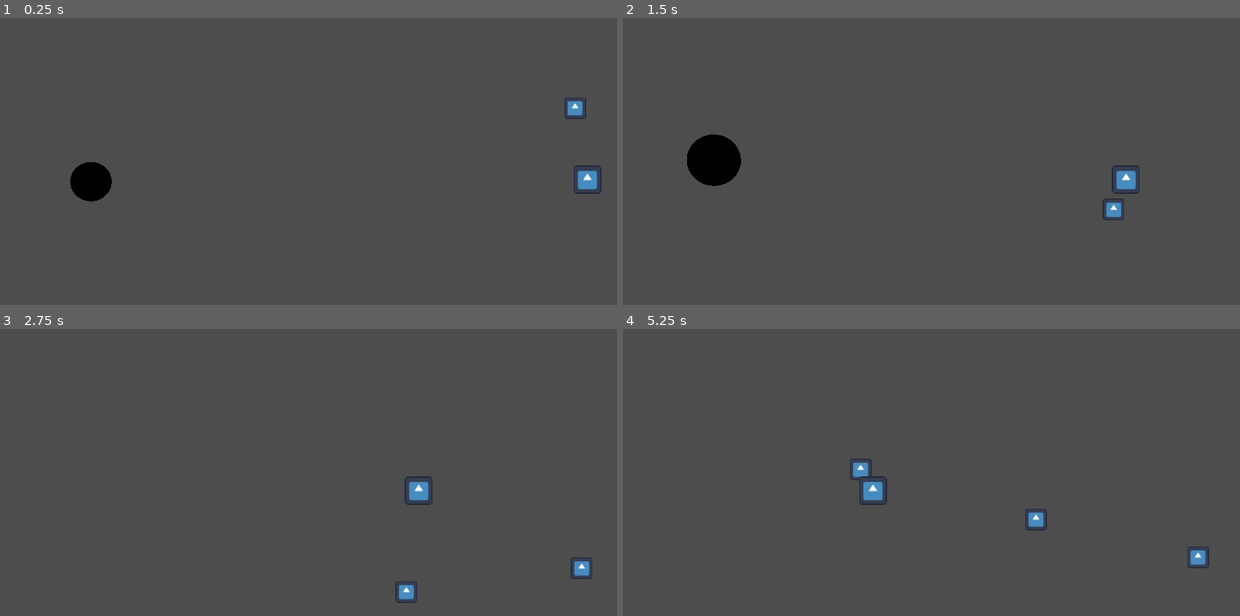
Above: before the commit, frames 1-4 (two rows, left to right).
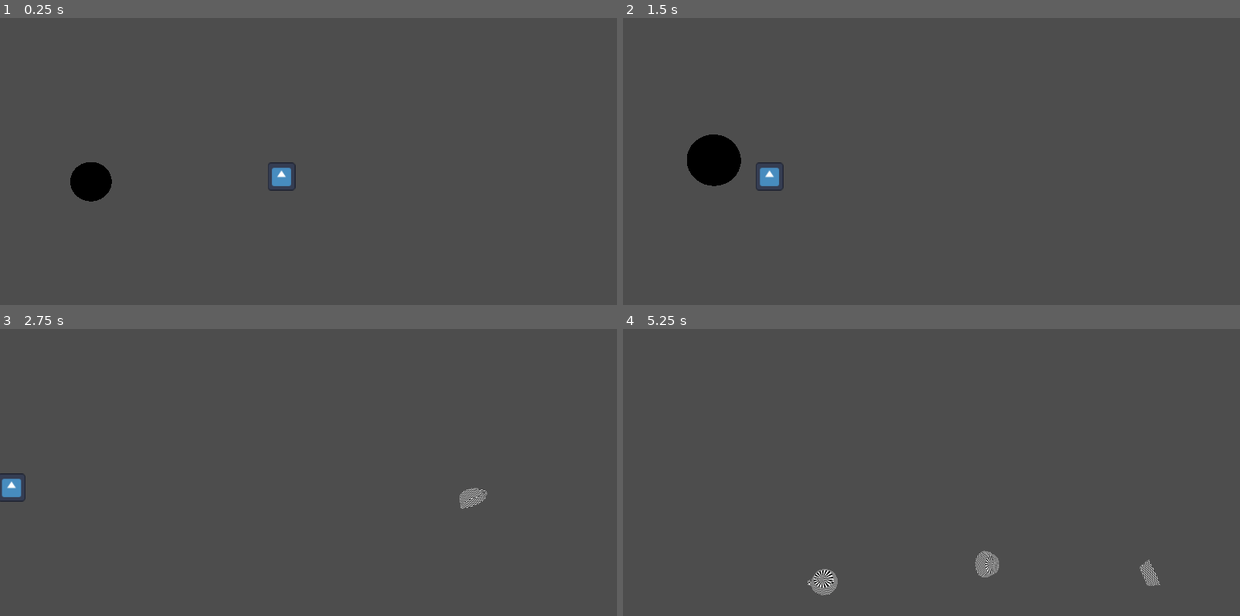
Above: after the commit, the same moments.

Repository: rtauziac/save_the_party
Game: Godot game, scene res://root.tscn
The game is run twice, just before and just after one commit, with the same random seed, the same clock (stepped at 60 frames per second) and the same inputs. The engine's default icon, where the game draws it, is replaced by a stand-in: a white triangle on a blue panel in a dark square.
Inputs:
- Up to frame 1 (0.25 s): no input
- Up to frame 2 (1.5 s): hold Space (blow) 0.53-1.28 s; tap Space (blow) at 1.35 s
- Up to frame 3 (2.75 s): hold Space (blow) from 2.03 s (still down)
- Up to frame 4 (5.25 s): release Space (blow) at 2.78 s; tap Space (blow) at 2.85, 4.35 s; hold Space (blow) 3.53-4.28 s; hold Space (blow) from 5.03 s (still down)

The runs differ from the first frame. In frame 1, 0.8% of the frame differs, in the area x 43-98%, y 27-62%; in frame 2, 0.8%; in frame 3, 1.1%; in frame 4, 1.5%, in the area x 29-95%, y 45-93%.

Commit message:
A lot of things

Diff:
--- a/phase3_fly/obstacle_generator.gd
+++ b/phase3_fly/obstacle_generator.gd
@@ -1,10 +1,11 @@
 extends Node3D
 
-var speed = 5.0
+var speed = 8
 var last_spawn_distance = 0.0
-@export var spawn_distance = 20.0
+@export var spawn_distance = 32.0
 
 var obstacles = [
+	preload("res://phase3_fly/obstacles/mouse.tscn"),
 	preload("res://phase3_fly/obstacles/teacup.tscn")
 ]
 
--- /dev/null
+++ b/phase3_fly/obstacles/models/little_cup.tscn
@@ -0,0 +1,13 @@
+[gd_scene load_steps=4 format=3 uid="uid://c454r0j4kc7ho"]
+
+[ext_resource type="PackedScene" uid="uid://1t0paf5t7wgj" path="res://phase3_fly/obstacles/models/little_cup.glb" id="1_1enwq"]
+[ext_resource type="Texture2D" uid="uid://dt65xqqulljc5" path="res://phase3_fly/obstacles/models/little_cup_damier.png" id="2_yhjc3"]
+
+[sub_resource type="StandardMaterial3D" id="StandardMaterial3D_ix4kf"]
+shading_mode = 0
+albedo_texture = ExtResource("2_yhjc3")
+
+[node name="little_cup" instance=ExtResource("1_1enwq")]
+
+[node name="Cercle" parent="." index="0"]
+surface_material_override/0 = SubResource("StandardMaterial3D_ix4kf")
--- /dev/null
+++ b/phase3_fly/obstacles/mouse.tscn
@@ -0,0 +1,22 @@
+[gd_scene load_steps=4 format=3 uid="uid://bqs8r1bsv4j8q"]
+
+[ext_resource type="Script" path="res://phase3_fly/on_body_entered.gd" id="1_3goo8"]
+[ext_resource type="Texture2D" uid="uid://tfrb6fm2t5w" path="res://icon.svg" id="2_37civ"]
+
+[sub_resource type="SphereShape3D" id="SphereShape3D_t70nq"]
+radius = 1.18378
+
+[node name="Mouse" type="Area3D"]
+
+[node name="OnBodyAreaEntered" type="Node3D" parent="."]
+script = ExtResource("1_3goo8")
+
+[node name="CollisionShape3D" type="CollisionShape3D" parent="."]
+shape = SubResource("SphereShape3D_t70nq")
+
+[node name="Sprite3D" type="Sprite3D" parent="."]
+transform = Transform3D(1.61099, 0, 0, 0, 1.61099, 0, 0, 0, 1.61099, 0, 0, 0)
+texture = ExtResource("2_37civ")
+
+[connection signal="area_entered" from="." to="OnBodyAreaEntered" method="_on_area_3d_area_entered"]
+[connection signal="body_entered" from="." to="OnBodyAreaEntered" method="_on_body_entered"]
--- /dev/null
+++ b/phase3_fly/obstacles/spider.tscn
@@ -0,0 +1,66 @@
+[gd_scene load_steps=9 format=3 uid="uid://1okew1ng1yxk"]
+
+[ext_resource type="PackedScene" uid="uid://dcrtj05aw3yje" path="res://phase3_fly/obstacles/models/araignee.glb" id="1_vm78j"]
+[ext_resource type="Texture2D" uid="uid://d0y8bmxfossua" path="res://phase3_fly/obstacles/models/araignee_poil.png" id="2_ni733"]
+[ext_resource type="Texture2D" uid="uid://cl0sbaslnnreg" path="res://phase3_fly/obstacles/models/OEIL3.png" id="3_7k6r0"]
+
+[sub_resource type="StandardMaterial3D" id="StandardMaterial3D_vve3y"]
+shading_mode = 0
+albedo_texture = ExtResource("2_ni733")
+
+[sub_resource type="StandardMaterial3D" id="StandardMaterial3D_trnhu"]
+transparency = 2
+alpha_scissor_threshold = 0.5
+alpha_antialiasing_mode = 0
+shading_mode = 0
+albedo_texture = ExtResource("3_7k6r0")
+billboard_mode = 1
+
+[sub_resource type="QuadMesh" id="QuadMesh_k2hb3"]
+material = SubResource("StandardMaterial3D_trnhu")
+size = Vector2(0.3, 0.3)
+
+[sub_resource type="QuadMesh" id="QuadMesh_akucg"]
+material = SubResource("StandardMaterial3D_trnhu")
+size = Vector2(0.25, 0.25)
+
+[sub_resource type="QuadMesh" id="QuadMesh_uldes"]
+material = SubResource("StandardMaterial3D_trnhu")
+size = Vector2(0.25, 0.25)
+
+[node name="araignee" instance=ExtResource("1_vm78j")]
+
+[node name="Cube" parent="." index="0"]
+surface_material_override/0 = SubResource("StandardMaterial3D_vve3y")
+
+[node name="eye" type="MeshInstance3D" parent="." index="1"]
+transform = Transform3D(1, 0, 0, 0, 1, 0, 0, 0, 1, -2.15398, 0.601548, -0.745938)
+mesh = SubResource("QuadMesh_k2hb3")
+
+[node name="eye2" type="MeshInstance3D" parent="." index="2"]
+transform = Transform3D(1, 0, 0, 0, 1, 0, 0, 0, 1, -1.86016, 0.597245, -0.759559)
+mesh = SubResource("QuadMesh_k2hb3")
+
+[node name="eye3" type="MeshInstance3D" parent="." index="3"]
+transform = Transform3D(1, 0, 0, 0, 1, 0, 0, 0, 1, -1.57222, 0.569864, -0.699293)
+mesh = SubResource("QuadMesh_akucg")
+
+[node name="eye4" type="MeshInstance3D" parent="." index="4"]
+transform = Transform3D(1, 0, 0, 0, 1, 0, 0, 0, 1, -2.38916, 0.465485, -0.592154)
+mesh = SubResource("QuadMesh_uldes")
+
+[node name="eye5" type="MeshInstance3D" parent="." index="5"]
+transform = Transform3D(1, 0, 0, 0, 1, 0, 0, 0, 1, -2.154, 0.601578, 0.746)
+mesh = SubResource("QuadMesh_k2hb3")
+
+[node name="eye6" type="MeshInstance3D" parent="." index="6"]
+transform = Transform3D(1, 0, 0, 0, 1, 0, 0, 0, 1, -1.86, 0.597578, 0.76)
+mesh = SubResource("QuadMesh_k2hb3")
+
+[node name="eye7" type="MeshInstance3D" parent="." index="7"]
+transform = Transform3D(1, 0, 0, 0, 1, 0, 0, 0, 1, -1.572, 0.569578, 0.699)
+mesh = SubResource("QuadMesh_akucg")
+
+[node name="eye8" type="MeshInstance3D" parent="." index="8"]
+transform = Transform3D(1, 0, 0, 0, 1, 0, 0, 0, 1, -2.389, 0.465578, 0.592)
+mesh = SubResource("QuadMesh_uldes")
--- a/phase3_fly/obstacles/teacup.tscn
+++ b/phase3_fly/obstacles/teacup.tscn
@@ -1,14 +1,27 @@
-[gd_scene load_steps=5 format=3 uid="uid://o21sqmg4irpd"]
+[gd_scene load_steps=6 format=3 uid="uid://o21sqmg4irpd"]
 
 [ext_resource type="Script" path="res://phase3_fly/on_body_entered.gd" id="1_sj4o4"]
 [ext_resource type="Script" path="res://phase3_fly/obstacles/wave_movement.gd" id="2_5g42k"]
-[ext_resource type="Texture2D" uid="uid://tfrb6fm2t5w" path="res://icon.svg" id="3_3ha2h"]
+[ext_resource type="PackedScene" uid="uid://c454r0j4kc7ho" path="res://phase3_fly/obstacles/models/little_cup.tscn" id="3_n3b6g"]
 
 [sub_resource type="SphereShape3D" id="SphereShape3D_t70nq"]
 radius = 1.18378
 
+[sub_resource type="GDScript" id="GDScript_nmgke"]
+script/source = "extends Node3D
+
+@onready var axis_rotation = Vector3(randf_range(-1, 1), randf_range(-1, 1), randf_range(-1, 1)).normalized()
+
+func _ready():
+	rotate_y(randf_range(0, PI * 2))
+	rotate_x(randf_range(0, PI * 2))
+
+
+func _process(delta: float) -> void:
+	rotation *= Quaternion(axis_rotation, delta * 2)
+"
+
 [node name="Teacup" type="Node3D"]
-transform = Transform3D(1, 0, 0, 0, 1, 0, 0, 0, 1, 21, 0, 0)
 
 [node name="Area3D" type="Area3D" parent="."]
 transform = Transform3D(0.776289, 0, 0, 0, 0.776289, 0, 0, 0, 0.776289, 0, -0.229, 0)
@@ -23,9 +36,11 @@
 [node name="CollisionShape3D" type="CollisionShape3D" parent="Area3D"]
 shape = SubResource("SphereShape3D_t70nq")
 
-[node name="Sprite3D" type="Sprite3D" parent="Area3D"]
-transform = Transform3D(1.61099, 0, 0, 0, 1.61099, 0, 0, 0, 1.61099, 0, 0, 0)
-texture = ExtResource("3_3ha2h")
+[node name="Node3D" type="Node3D" parent="Area3D"]
+script = SubResource("GDScript_nmgke")
+
+[node name="mesh" parent="Area3D/Node3D" instance=ExtResource("3_n3b6g")]
+transform = Transform3D(1.72998, 0, 0, 0, 1.72998, 0, 0, 0, 1.72998, 0, -0.651554, 0)
 
 [connection signal="area_entered" from="Area3D" to="Area3D/OnBodyAreaEntered" method="_on_area_3d_area_entered"]
 [connection signal="body_entered" from="Area3D" to="Area3D/OnBodyAreaEntered" method="_on_body_entered"]
--- /dev/null
+++ b/phase3_fly/obstacles/teacup_glb.tscn
@@ -0,0 +1,5 @@
+[gd_scene load_steps=2 format=3 uid="uid://djmkfu55u11lt"]
+
+[ext_resource type="PackedScene" uid="uid://o21sqmg4irpd" path="res://phase3_fly/obstacles/teacup.tscn" id="1_3mtjn"]
+
+[node name="Teacup" instance=ExtResource("1_3mtjn")]
--- a/root.tscn
+++ b/root.tscn
@@ -1,11 +1,9 @@
-[gd_scene load_steps=12 format=3 uid="uid://bu3kbmuscj6jk"]
+[gd_scene load_steps=9 format=3 uid="uid://bu3kbmuscj6jk"]
 
 [ext_resource type="Script" path="res://phase3_fly/player_mongolfiere.gd" id="1_g8byh"]
 [ext_resource type="Script" path="res://phase3_fly/obstacle_generator.gd" id="2_8v5we"]
 [ext_resource type="Script" path="res://phase3_fly/blink_script.tres.gd" id="2_ruy3v"]
-[ext_resource type="Texture2D" uid="uid://tfrb6fm2t5w" path="res://icon.svg" id="3_n6avf"]
-[ext_resource type="Script" path="res://phase3_fly/on_body_entered.gd" id="3_t4plq"]
-[ext_resource type="PackedScene" uid="uid://o21sqmg4irpd" path="res://phase3_fly/obstacles/teacup.tscn" id="6_c7py6"]
+[ext_resource type="PackedScene" uid="uid://bqs8r1bsv4j8q" path="res://phase3_fly/obstacles/mouse.tscn" id="4_icgt8"]
 
 [sub_resource type="SphereMesh" id="SphereMesh_i555y"]
 radius = 1.0
@@ -16,9 +14,6 @@
 
 [sub_resource type="BoxShape3D" id="BoxShape3D_yirfx"]
 size = Vector3(7.3125, 6.17957, 5.52637)
-
-[sub_resource type="SphereShape3D" id="SphereShape3D_t70nq"]
-radius = 1.18378
 
 [sub_resource type="BoxShape3D" id="BoxShape3D_2heeh"]
 size = Vector3(6.6416, 64.0088, 23.9658)
@@ -57,20 +52,7 @@
 
 [node name="obstacle_instances" type="Node3D" parent="Obstacles"]
 
-[node name="Mouse" type="Area3D" parent="Obstacles/obstacle_instances"]
-transform = Transform3D(1, 0, 0, 0, 1, 0, 0, 0, 1, 21.9143, -0.228726, -1.90735e-06)
-
-[node name="OnBodyAreaEntered" type="Node3D" parent="Obstacles/obstacle_instances/Mouse"]
-script = ExtResource("3_t4plq")
-
-[node name="CollisionShape3D" type="CollisionShape3D" parent="Obstacles/obstacle_instances/Mouse"]
-shape = SubResource("SphereShape3D_t70nq")
-
-[node name="Sprite3D" type="Sprite3D" parent="Obstacles/obstacle_instances/Mouse"]
-transform = Transform3D(1.61099, 0, 0, 0, 1.61099, 0, 0, 0, 1.61099, 0, 0, 0)
-texture = ExtResource("3_n6avf")
-
-[node name="Teacup" parent="Obstacles/obstacle_instances" instance=ExtResource("6_c7py6")]
+[node name="Mouse" parent="Obstacles/obstacle_instances" instance=ExtResource("4_icgt8")]
 
 [node name="DestroyObstacle" type="Area3D" parent="Obstacles"]
 
@@ -80,6 +62,3 @@
 
 [node name="spawn" type="Marker3D" parent="Obstacles"]
 transform = Transform3D(1, 0, 0, 0, 1, 0, 0, 0, 1, 21.9087, -6.82076, 0)
-
-[connection signal="area_entered" from="Obstacles/obstacle_instances/Mouse" to="Obstacles/obstacle_instances/Mouse/OnBodyAreaEntered" method="_on_area_3d_area_entered"]
-[connection signal="body_entered" from="Obstacles/obstacle_instances/Mouse" to="Obstacles/obstacle_instances/Mouse/OnBodyAreaEntered" method="_on_body_entered"]
Binary file added: phase3_fly/obstacles/kitchen.png
Not shown, added: phase3_fly/obstacles/kitchen.png.import
Binary file added: phase3_fly/obstacles/models/OEIL3.png
Not shown, added: phase3_fly/obstacles/models/OEIL3.png.import
Binary file added: phase3_fly/obstacles/models/araignee.glb
Not shown, added: phase3_fly/obstacles/models/araignee.glb.import
Binary file added: phase3_fly/obstacles/models/araignee_poil.png
Not shown, added: phase3_fly/obstacles/models/araignee_poil.png.import
Binary file added: phase3_fly/obstacles/models/little_cup.glb
Not shown, added: phase3_fly/obstacles/models/little_cup.glb.import
Binary file added: phase3_fly/obstacles/models/little_cup_damier.png
Not shown, added: phase3_fly/obstacles/models/little_cup_damier.png.import
(and 3 more such lines)
